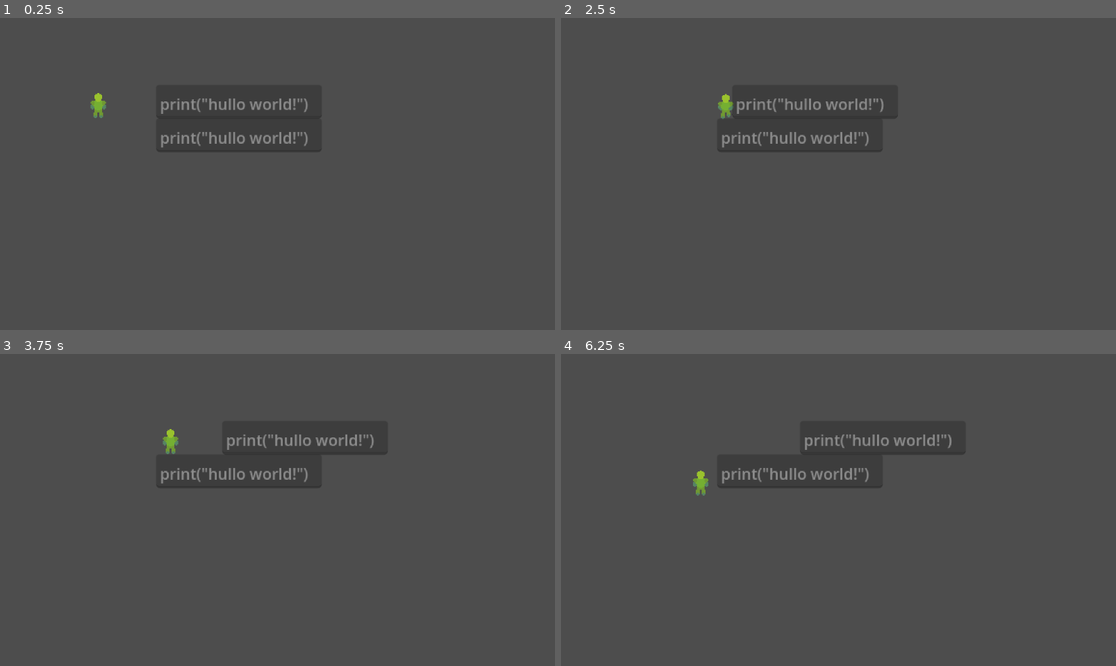
Above: before the commit, frames 1-4 (two rows, left to right).
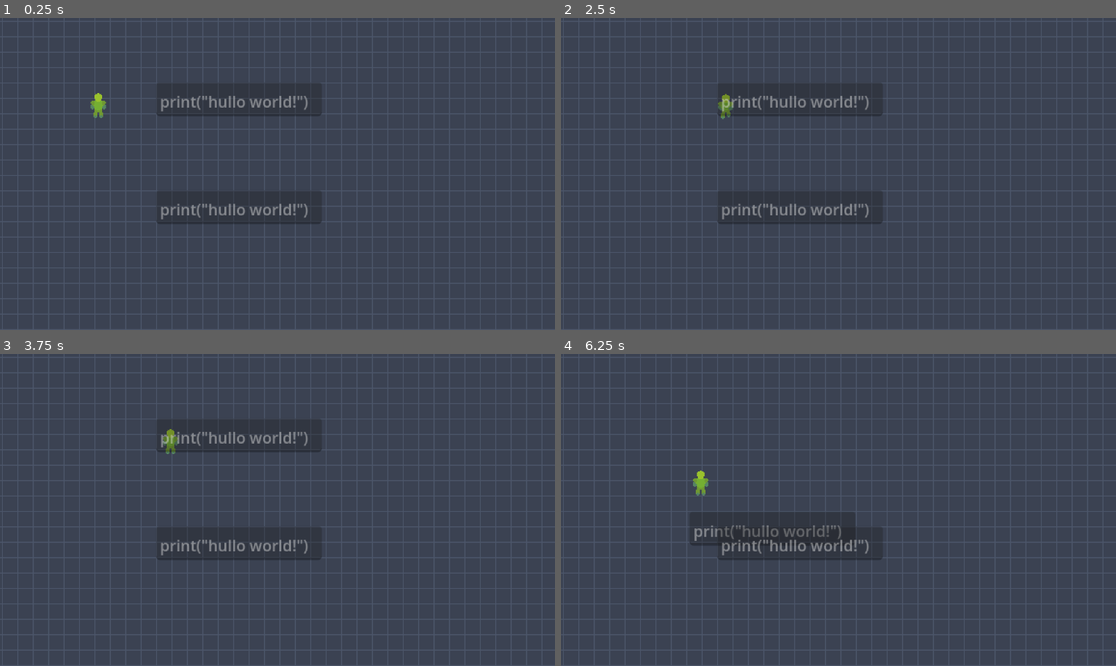
Above: after the commit, the same moments.

Repository: csesoc/csesoc-game-2026
Game: Godot game, scene res://scenes/main.tscn
Same seed, same stepped clock (60 frames per second), same inputs: the game is played once before the commit and once after it.
Inputs (mouse positions are in pixels of both pictures, inside the frame that each line leads up to):
- Up to frame 1 (0.25 s): no input
- Up to frame 2 (2.5 s): tap Enter at 0.5 s; move the mouse to (960, 158) at 0.52 s; hold D (move right) 0.53-1.25 s; click (960, 158) at 0.67 s; drag from (727, 189) to (810, 236) at 1.27 s; tap Space at 2 s; move the mouse to (894, 105) at 2.02 s; hold D (move right) from 2.03 s (still down); click (894, 105) at 2.17 s
- Up to frame 3 (3.75 s): release D (move right) at 2.75 s; drag from (249, 572) to (111, 463) at 2.77 s; move the mouse to (444, 556) at 3.52 s; hold A (move left) from 3.53 s (still down); click (444, 556) at 3.67 s
- Up to frame 4 (6.25 s): release A (move left) at 4.25 s; drag from (672, 463) to (755, 432) at 4.27 s; move the mouse to (866, 510) at 5.02 s; hold S (move down) 5.03-5.75 s; click (866, 510) at 5.17 s; drag from (755, 432) to (727, 525) at 5.77 s

The runs differ from the first frame. In frame 1, 12% of the frame differs, in the area x 0-100%, y 0-100%; in frame 2, 12%; in frame 3, 13%; in frame 4, 14%.

Commit message:
Added tile snapping

Diff:
--- a/godot-project/scenes/codeblock.tscn
+++ b/godot-project/scenes/codeblock.tscn
@@ -1,4 +1,6 @@
-[gd_scene format=3 uid="uid://ckh0owkvn118n"]
+[gd_scene load_steps=3 format=3 uid="uid://ckh0owkvn118n"]
+
+[ext_resource type="Script" path="res://scripts/codeblock.gd" id="1_cblk"]
 
 [sub_resource type="RectangleShape2D" id="RectangleShape2D_yq4o1"]
 size = Vector2(171, 35)
@@ -6,10 +8,12 @@
 [node name="Codeblock" type="RigidBody2D" unique_id=861031626]
 gravity_scale = 0.0
 lock_rotation = true
+script = ExtResource("1_cblk")
 
 [node name="TextEdit" type="TextEdit" parent="." unique_id=1390230067]
 offset_right = 64.0
 offset_bottom = 35.0
+mouse_filter = 2
 text = "print(\"hullo world!\")"
 placeholder_text = "hi"
 editable = false
--- a/godot-project/scenes/main.tscn
+++ b/godot-project/scenes/main.tscn
@@ -1,20 +1,26 @@
-[gd_scene load_steps=3 format=3 uid="uid://crtdrdtdqf72h"]
+[gd_scene load_steps=5 format=3 uid="uid://crtdrdtdqf72h"]
 
 [ext_resource type="PackedScene" uid="uid://ckh0owkvn118n" path="res://scenes/codeblock.tscn" id="1_o5qli"]
 [ext_resource type="PackedScene" uid="uid://df3pumbvbb8h0" path="res://scenes/player.tscn" id="2_0wfyh"]
+[ext_resource type="TileSet" path="res://scenes/tileset.tres" id="3_tset"]
+[ext_resource type="Script" path="res://scripts/tilemap.gd" id="4_tmap"]
 
 [node name="main" type="Node2D"]
 texture_filter = 1
+
+[node name="TileMapLayer" type="TileMapLayer" parent="." groups=["tilemap"]]
+tile_set = ExtResource("3_tset")
+script = ExtResource("4_tmap")
 
 [node name="player" parent="." instance=ExtResource("2_0wfyh")]
 position = Vector2(-188, -74)
 
 [node name="codeblock" parent="." instance=ExtResource("1_o5qli")]
-position = Vector2(-128, -76)
+position = Vector2(-128, -96)
 linear_damp = 1.0
 
 [node name="codeblock2" parent="." instance=ExtResource("1_o5qli")]
-position = Vector2(-128, -76)
+position = Vector2(-128, 16)
 linear_damp = 1.0
 
 [node name="Camera2D" type="Camera2D" parent="."]
--- /dev/null
+++ b/godot-project/scenes/tileset.tres
@@ -0,0 +1,12 @@
+[gd_resource type="TileSet" load_steps=3 format=3 uid="uid://dcse2026tileset"]
+
+[ext_resource type="Texture2D" path="res://assets/tiles.png" id="1_tiles"]
+
+[sub_resource type="TileSetAtlasSource" id="TileSetAtlasSource_1"]
+texture = ExtResource("1_tiles")
+texture_region_size = Vector2i(16, 16)
+0:0/0 = 0
+
+[resource]
+tile_size = Vector2i(16, 16)
+sources/0 = SubResource("TileSetAtlasSource_1")
--- /dev/null
+++ b/godot-project/scripts/codeblock.gd
@@ -0,0 +1,44 @@
+extends RigidBody2D
+
+## Drag a code block with the mouse; on release it snaps to the nearest
+## tile-grid cell. The body is kept frozen (kinematic) so we can position it
+## by hand without the physics engine fighting us, and so a placed block
+## stays exactly where it was snapped.
+
+@export var snap_to_grid: bool = true
+
+var _tilemap: TileMapLayer
+var _dragging: bool = false
+var _grab_offset: Vector2 = Vector2.ZERO
+
+func _ready() -> void:
+	freeze = true
+	freeze_mode = RigidBody2D.FREEZE_MODE_KINEMATIC
+	input_pickable = true
+	_tilemap = get_tree().get_first_node_in_group("tilemap")
+
+# Fires only when the click lands on this body's collision shape -> pick up.
+func _input_event(_viewport: Node, event: InputEvent, _shape_idx: int) -> void:
+	if event is InputEventMouseButton \
+			and event.button_index == MOUSE_BUTTON_LEFT and event.pressed:
+		_dragging = true
+		# Remember where on the block we grabbed, so it doesn't jump to the cursor.
+		_grab_offset = global_position - get_global_mouse_position()
+
+# Handled globally so we still get motion/release when the cursor leaves the block.
+func _input(event: InputEvent) -> void:
+	if not _dragging:
+		return
+	if event is InputEventMouseMotion:
+		global_position = get_global_mouse_position() + _grab_offset
+	elif event is InputEventMouseButton \
+			and event.button_index == MOUSE_BUTTON_LEFT and not event.pressed:
+		_dragging = false
+		_snap()
+
+# Snap this block's origin (its top-left corner) to the nearest cell.
+func _snap() -> void:
+	if not snap_to_grid or _tilemap == null:
+		return
+	var cell := _tilemap.local_to_map(_tilemap.to_local(global_position))
+	global_position = _tilemap.to_global(_tilemap.map_to_local(cell))
--- /dev/null
+++ b/godot-project/scripts/tilemap.gd
@@ -0,0 +1,18 @@
+extends TileMapLayer
+
+## Paints a rectangular floor at runtime.
+##
+## The painted cells are purely cosmetic: the snapping logic in codeblock.gd
+## relies only on this layer's tile size (via local_to_map / map_to_local),
+## not on which cells exist. You can also paint by hand in the editor using
+## the assigned TileSet instead of (or on top of) this.
+
+const SOURCE_ID := 0              # the atlas source in tileset.tres (sources/0)
+const TILE := Vector2i(0, 0)      # atlas coords of the floor tile
+const HALF_WIDTH := 20            # cells painted left/right of origin
+const HALF_HEIGHT := 13           # cells painted up/down of origin
+
+func _ready() -> void:
+	for x in range(-HALF_WIDTH, HALF_WIDTH + 1):
+		for y in range(-HALF_HEIGHT, HALF_HEIGHT + 1):
+			set_cell(Vector2i(x, y), SOURCE_ID, TILE)
Binary file added: godot-project/assets/tiles.png
Not shown, added: .DS_Store
Not shown, added: godot-project/.DS_Store
